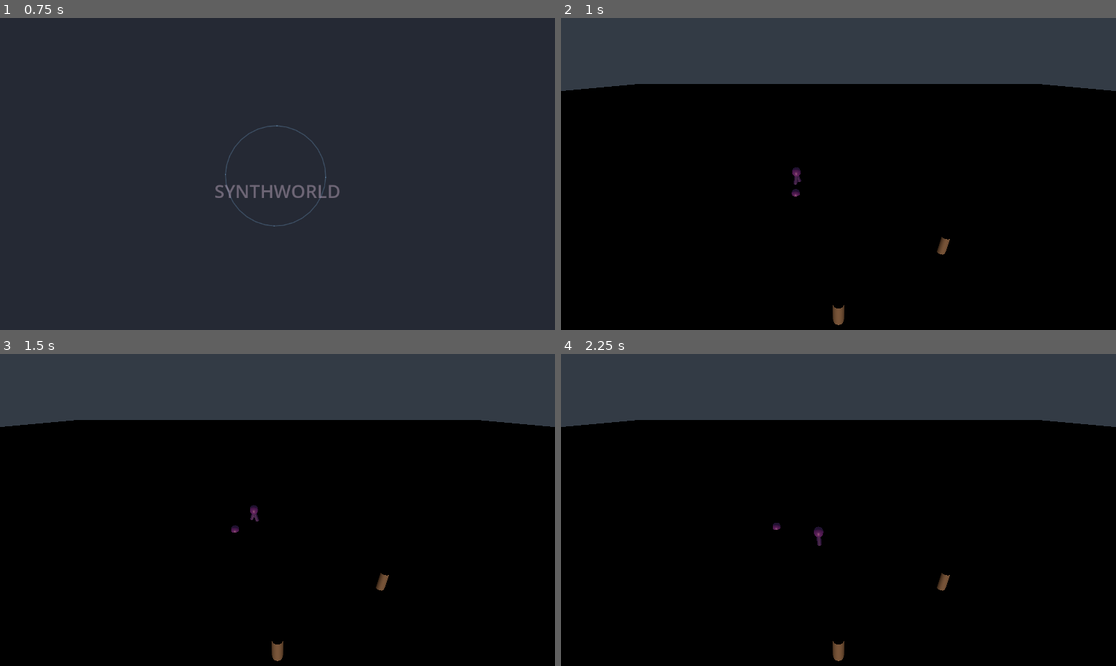
Above: before the commit, frames 1-4 (two rows, left to right).
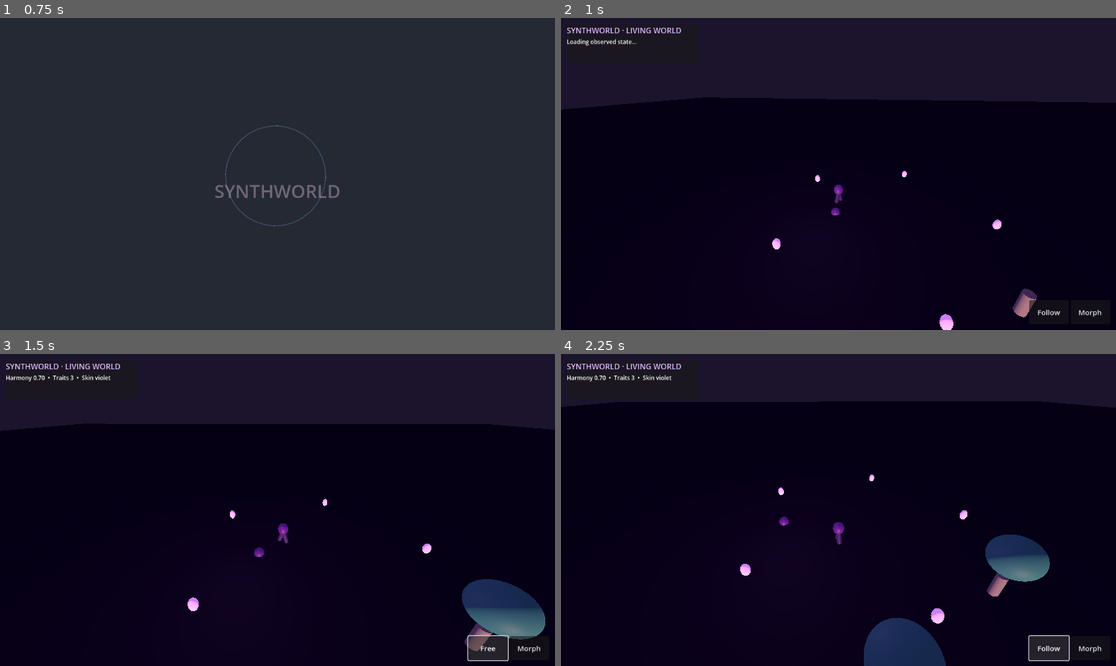
Above: after the commit, the same moments.

Repository: justappgrabbin/SynthAi
Game: Godot game, scene res://Scenes/Intro.tscn
Same seed, same stepped clock (60 frames per second), same inputs: the game is played once before the commit and once after it.
Inputs (mouse positions are in pixels of both pictures, inside the frame that each line leads up to):
- Up to frame 1 (0.75 s): tap Enter at 0.5 s; move the mouse to (399, 158) at 0.52 s; click (399, 158) at 0.67 s
- Up to frame 2 (1 s): no input
- Up to frame 3 (1.5 s): click (488, 647) at 1.25 s, where only the run after the commit has a clickable "Follow"
- Up to frame 4 (2.25 s): click (1049, 647) at 2 s, where only the run after the commit has a clickable "Free"

Frame 1 is identical in both runs. In frame 2, 44% of the frame differs, in the area x 0-100%, y 0-100%; in frame 3, 45%; in frame 4, 47%.

Commit message:
Attach native rigged presentation to World.tscn

Diff:
--- a/computer/native/synthworld/game/Scenes/World.tscn
+++ b/computer/native/synthworld/game/Scenes/World.tscn
@@ -1,5 +1,6 @@
 
-[gd_scene load_steps=5 format=3]
+[gd_scene load_steps=6 format=3]
+[ext_resource type="Script" path="res://Scripts/Visual/WorldPresentation.gd" id=4]
 
 [ext_resource type="Script" path="res://Scripts/Systems/World.gd" id=1]
 [ext_resource type="PackedScene" path="res://Scenes/Agents/Cynthia.tscn" id=2]
@@ -26,3 +27,6 @@
 [node name="Props" type="Node3D" parent="."]
 
 [node name="Cynthia" parent="." instance=ExtResource( 2 )]
+
+[node name="WorldPresentation" type="Node3D" parent="."]
+script = ExtResource( 4 )
